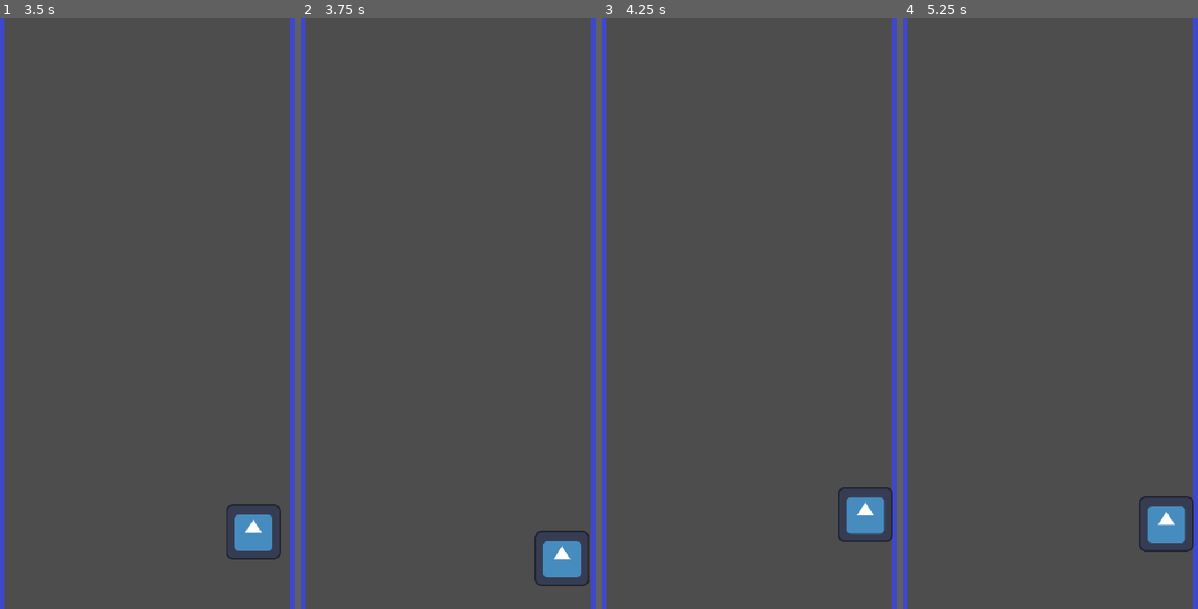
Above: before the commit, frames 1-4 (left to right).
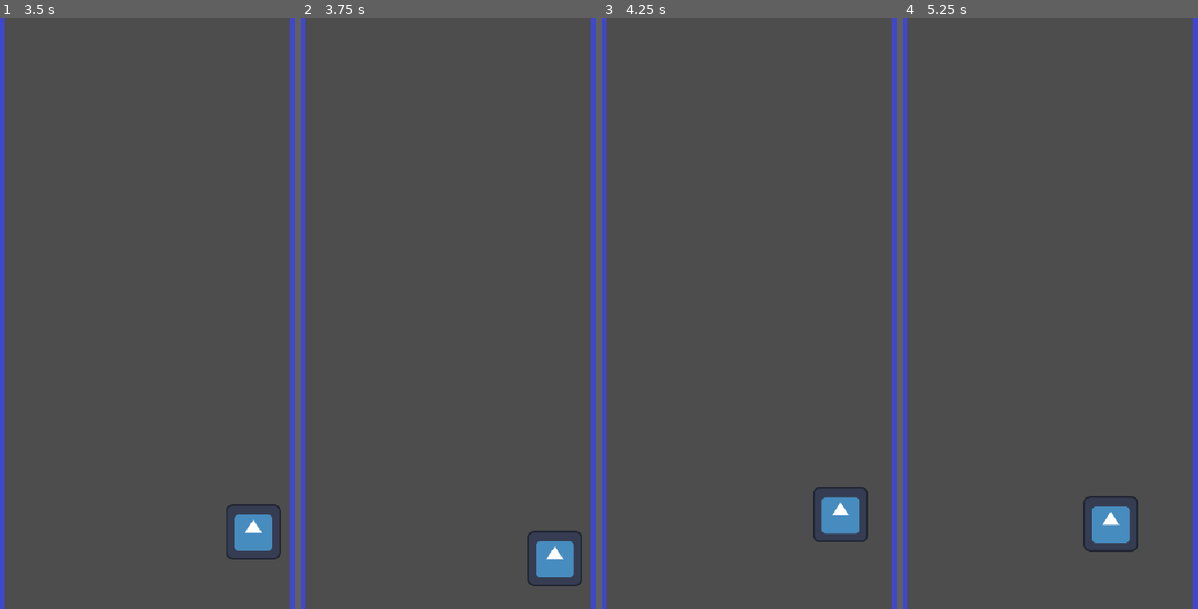
Above: after the commit, the same moments.

Repository: atknony/fly_or_die
Game: Godot game, scene res://Scenes/game.tscn
The game is run twice, just before and just after one commit, with the same random seed, the same clock (stepped at 60 frames per second) and the same inputs. The engine's default icon, where the game draws it, is replaced by a stand-in: a white triangle on a blue panel in a dark square.
Inputs (mouse positions are in pixels of both pictures, inside the frame that each line leads up to):
- Up to frame 1 (3.5 s): move the mouse to (218, 283) at 0.52 s; click (218, 283) at 0.77 s; move the mouse to (79, 343) at 1.27 s; click (79, 343) at 1.52 s; move the mouse to (179, 183) at 2.02 s; move the mouse to (129, 431) at 2.77 s; click (129, 431) at 3.02 s
- Up to frame 2 (3.75 s): move the mouse to (548, 402) at 3.52 s
- Up to frame 3 (4.25 s): click (849, 402) at 3.77 s
- Up to frame 4 (5.25 s): move the mouse to (950, 224) at 4.27 s; click (950, 224) at 4.52 s; move the mouse to (1065, 313) at 5.02 s

Frame 1 is identical in both runs. In frame 2, 0.6% of the frame differs, in the area x 76-98%, y 86-97%; in frame 3, 1.3%; in frame 4, 2.2%, in the area x 61-99%, y 80-91%.

Commit message:
Update game.tscn

Diff:
--- a/Scenes/game.tscn
+++ b/Scenes/game.tscn
@@ -7,6 +7,9 @@
 
 [sub_resource type="RectangleShape2D" id="RectangleShape2D_wowpa"]
 size = Vector2(91, 1073)
+
+[sub_resource type="RectangleShape2D" id="RectangleShape2D_3dryh"]
+size = Vector2(25, 1073)
 
 [node name="Game" type="Node2D"]
 script = ExtResource("1_ebmjs")
@@ -31,19 +34,19 @@
 position = Vector2(549, 471)
 shape = SubResource("RectangleShape2D_wowpa")
 
-[node name="Area2D" type="Area2D" parent="walls"]
+[node name="areawall" type="Area2D" parent="walls"]
 
-[node name="CollisionShape2D3" type="CollisionShape2D" parent="walls/Area2D"]
-position = Vector2(-9, 464.5)
-shape = SubResource("RectangleShape2D_wowpa")
+[node name="CollisionShape2D" type="CollisionShape2D" parent="walls/areawall"]
+position = Vector2(32.5, 464.5)
+shape = SubResource("RectangleShape2D_3dryh")
 
-[node name="CollisionShape2D4" type="CollisionShape2D" parent="walls/Area2D"]
-position = Vector2(549, 471)
-shape = SubResource("RectangleShape2D_wowpa")
+[node name="CollisionShape2D2" type="CollisionShape2D" parent="walls/areawall"]
+position = Vector2(505, 471)
+shape = SubResource("RectangleShape2D_3dryh")
 
 [node name="barrier" parent="." instance=ExtResource("2_wrm1d")]
 
 [node name="Player" parent="." instance=ExtResource("3_3dryh")]
 position = Vector2(268, 550)
 
-[connection signal="body_entered" from="walls/Area2D" to="." method="_on_player_entered"]
+[connection signal="body_entered" from="walls/areawall" to="." method="_on_player_entered"]
Not shown: 1 places in Scenes/game.tscn that only renumber resources
